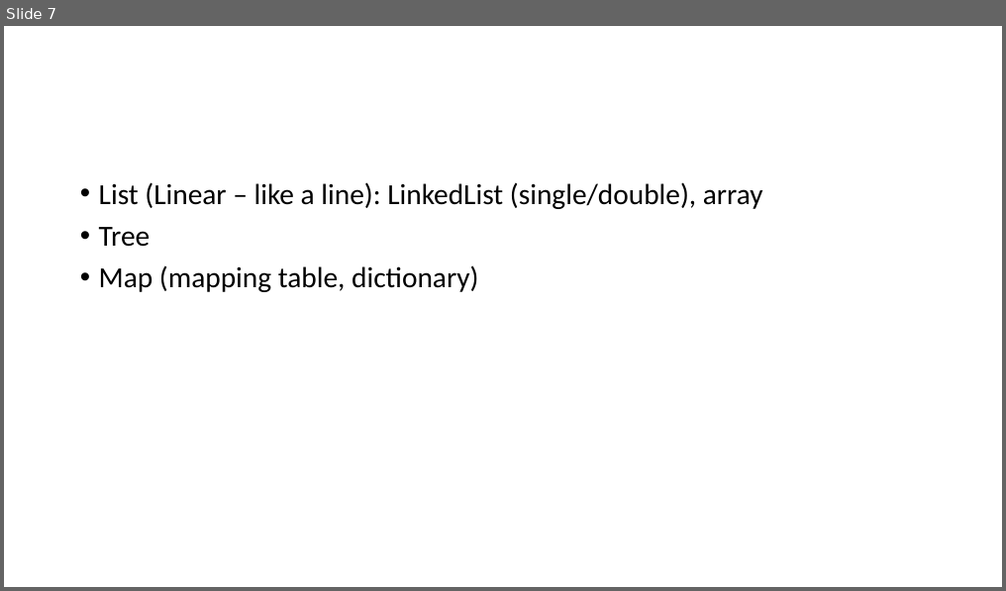
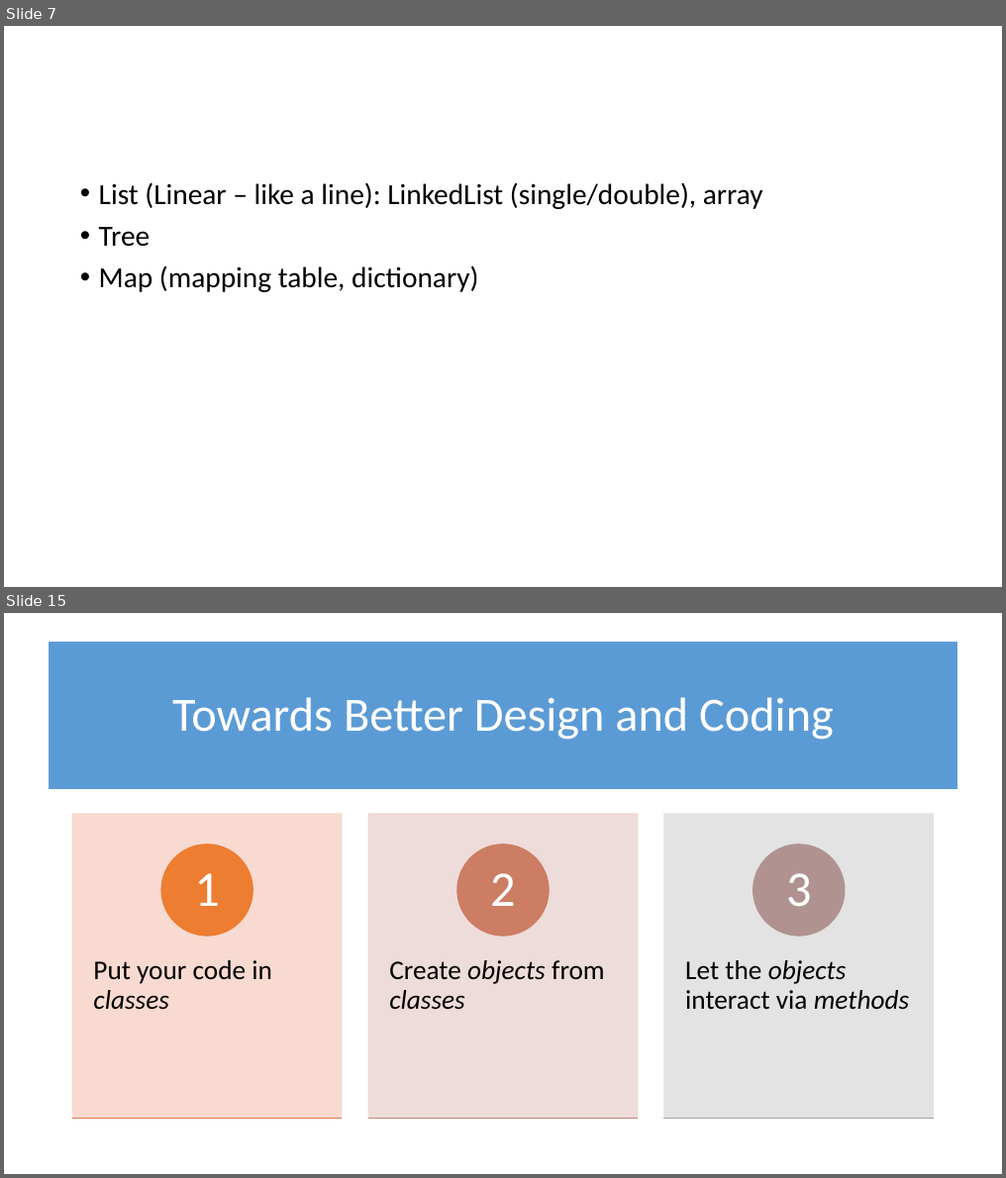
Before and after one commit to brianwhu/fun-in-js, a slide deck: documents/DataStructures.pptx. Shown one above the other, each under a label of ours: slide 7 before the commit, slides 7 and 15 after it; the slides between them are not shown. The pictures are 1006x591 and 1006x1178 pixels, drawn with LibreOffice and Linux fonts; fonts in the diff are those of the drawing. Boxes give left, top, right and bottom in pixels: in the first picture for what was removed or moved away, otherwise in the second. Text is boxed around its words. In the diff, an @@ line names an element or a change of style, - is before the commit and + after.

```diff
--- a/documents/DataStructures.pptx
+++ b/documents/DataStructures.pptx
@@ slide 15 added at (x1=4, y1=613, x2=1002, y2=1174), background #FFFFFF @@
@@ rectangle added at (x1=49, y1=642, x2=957, y2=789), fill #5B9BD5 @@
@@ title added at (x1=172, y1=697, x2=834, y2=740), 46 pt, text #FFFFFF @@
+Towards Better Design and Coding
@@ group added at (x1=73, y1=814, x2=933, y2=1119): 6 rectangles, 6 texts, 3 ellipses @@
+Put your code in classes
+1
+Create objects from classes
+2
+Let the objects interact via methods
+3
```
Also in this commit, not shown: 17 other slides added, 6 other files.
